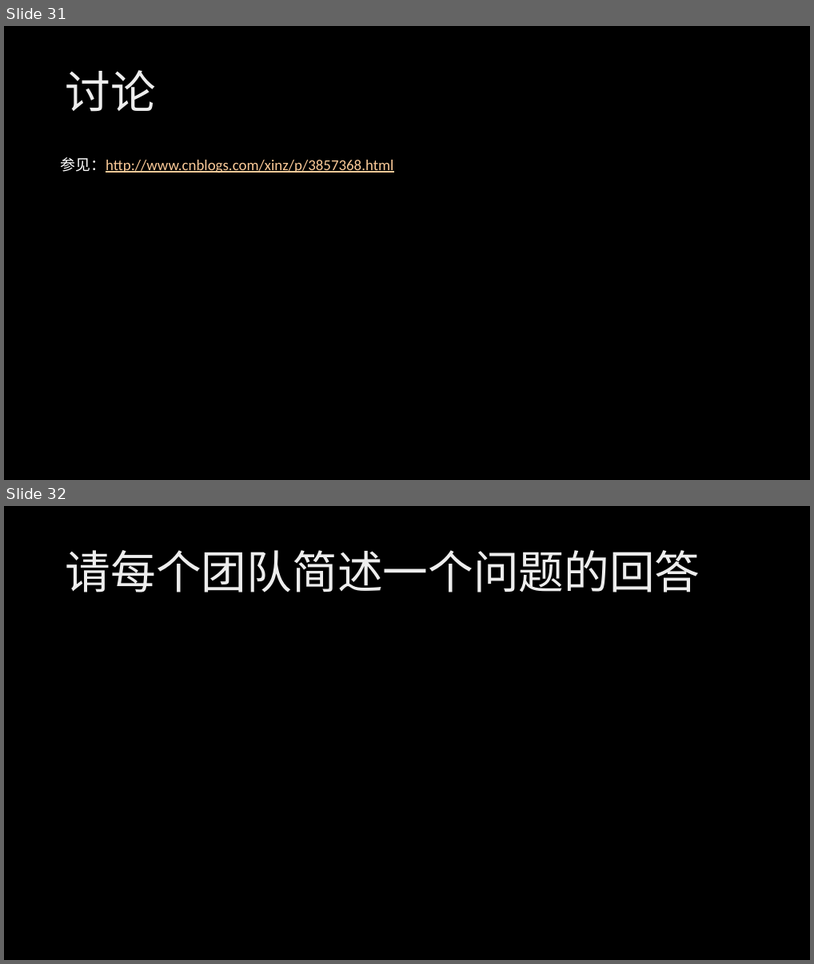
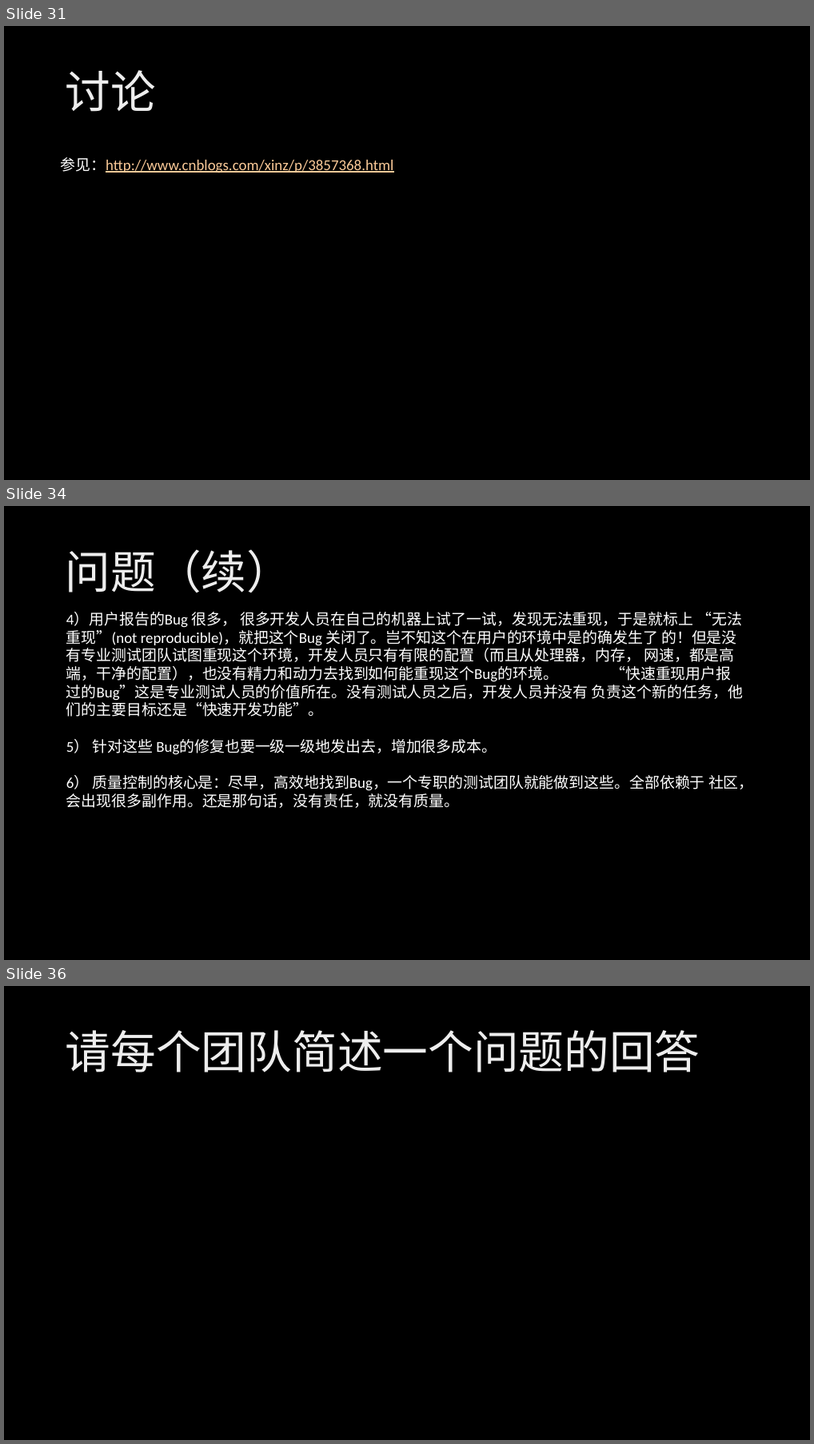
Before and after one commit to xinase/ASE, a slide deck: chapter14/ASE_14_Quality_of_SWE.pptx. Shown one above the other, each under a label of ours: slides 31 and 32 before the commit, slides 31, 34 and 36 after it; the slides between them are not shown. The pictures are 814x964 and 814x1444 pixels, drawn with LibreOffice and Linux fonts; fonts in the diff are those of the drawing; background and template pictures are left out. Boxes give left, top, right and bottom in pixels: in the first picture for what was removed or moved away, otherwise in the second. Text is boxed around its words. In the diff, an @@ line names an element or a change of style, - is before the commit and + after.

```diff
--- a/chapter14/ASE_14_Quality_of_SWE.pptx
+++ b/chapter14/ASE_14_Quality_of_SWE.pptx
@@ slide 34 added at [4, 506, 810, 960], background picture (left out) @@
@@ title added at [66, 549, 292, 593], 54 pt, text gradient #BFBFBF to #EDEDED to #FFFFFF @@
+问题（续）
@@ text added at [66, 612, 754, 808], 18 pt, text #FFFFFF @@
+4）用户报告的Bug 很多， 很多开发人员在自己的机器上试了一试，发现无法重现，于是就标上 “无法重现”(not reproducible)，就把这个Bug 关闭了。岂不知这个在用户的环境中是的确发生了 的！但是没有专业测试团队试图重现这个环境，开发人员只有有限的配置（而且从处理器，内存， 网速，都是高端，干净的配置），也没有精力和动力去找到如何能重现这个Bug的环境。 “快速重现用户报过的Bug”这是专业测试人员的价值所在。没有测试人员之后，开发人员并没有 负责这个新的任务，他们的主要目标还是“快速开发功能”。
+5） 针对这些 Bug的修复也要一级一级地发出去，增加很多成本。
+6） 质量控制的核心是：尽早，高效地找到Bug，一个专职的测试团队就能做到这些。全部依赖于 社区，会出现很多副作用。还是那句话，没有责任，就没有质量。
@@ what was slide 32 is now slide 36 @@
```
Also in this commit, not shown: 2 slides changed, 3 other slides added.
